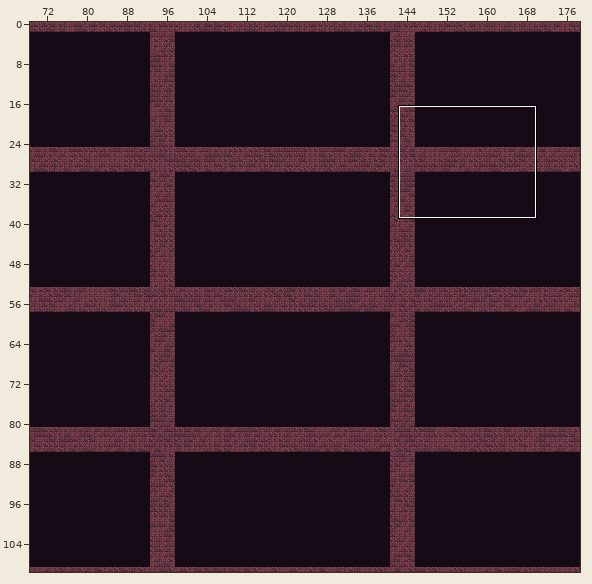
An edit to a level. Tiled map, android/assets/maps/CavernMap1.tmx. Above, an overview of the earlier version with the close-up marked.
Close-up. Earlier state:
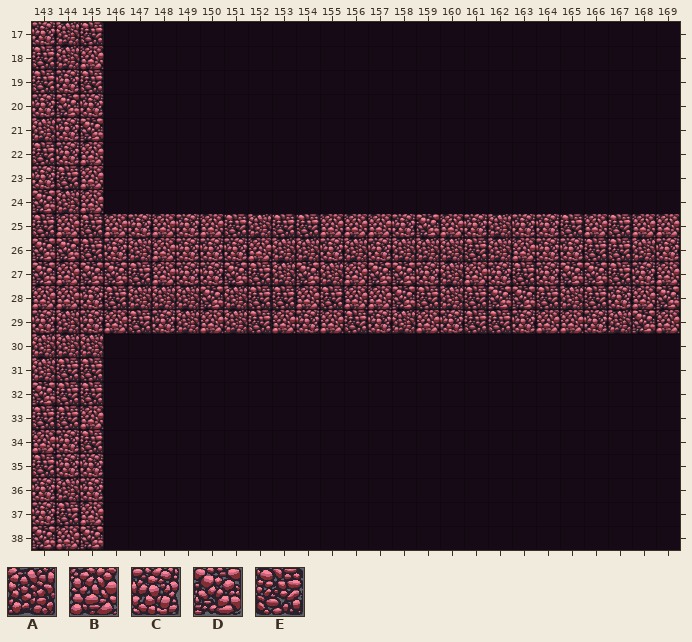
Cells are 64x64 px. Shown: x 143..169, y 17..38. The commit also changed other parts of the map, which this record leaves out.
Key: from "tileMapGutter": A 5, B 6, C 7, D 8, E 9.
_ is an empty cell.
Layers that did not change in this view are not listed.
Layer "terrain" before, first column x 143:
17 CAE________________________
18 EAB________________________
19 ECE________________________
20 CDC________________________
21 ACD________________________
22 ECB________________________
23 CEB________________________
24 DAB________________________
25 EBEBCBCBEAEEBBBCDBCACCEBEBB
26 DDECABCCCBAACACAAAEABCCEEAC
27 DBDDEBCCDEADABDDCABCECDDECB
28 BBCEAAADAEEBEBBDEAEDDEAECBD
29 CACBECABAEBCBECABCEECBBCADB
30 AAA________________________
31 AEE________________________
32 DEE________________________
33 EEB________________________
34 BCE________________________
35 ECC________________________
36 CAC________________________
37 CEB________________________
38 DBD________________________
The same view after the edit:
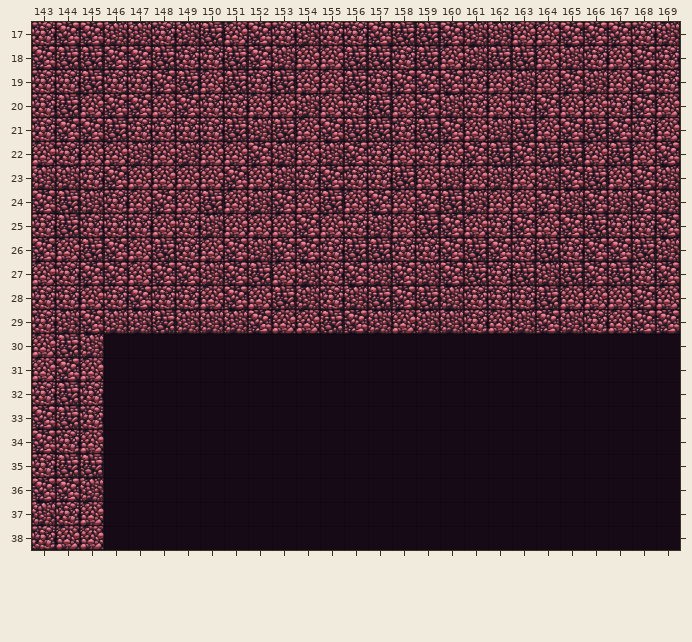
Diff:
Layer "terrain":
y 17: x 144..169 AE________________________ -> DDAACAEBDCACCDEEDAABBDDDCA
y 18: x 143..169 EAB________________________ -> DEEDDECCEDABBEECEBAEEBACBDC
y 19: x 143 E -> C; x 146..169 ________________________ -> CCDEBECEBBECDDDCBABDABDC
y 20: x 144..169 DC________________________ -> EBDDBDCCBBABCEBDACBCDBBCDB
y 21: x 143..144 AC -> CD; x 146..169 ________________________ -> ECCCCEAEBDEECEDBAEBDEDCB
y 22: x 143 E -> B; x 146..169 ________________________ -> BABABBDABADCBCBDEDEEBEBD
y 23: x 143..169 CEB________________________ -> AACDBBBBDBACDCCEBABABADEBDA
y 24: x 144..169 AB________________________ -> EACBDBEBADBEBDBDEABBDADADA
y 25: x 143..146 EBEB -> CECC; x 150..154 BEAEE -> ABBBD; x 156..169 BBCDBCACCEBEBB -> CABEDBCDBDECCD
y 26: x 144 D -> B; x 146..148 CAB -> DBE; x 150..154 CCBAA -> BDADD; x 156..160 ACAAA -> EECCD; x 162..164 ABC -> DCE; x 166..169 EEAC -> DDEA
y 27: x 143..144 DB -> BC; x 147..150 EBCC -> BDDA; x 153..157 ADABD -> BACDA; x 159..161 CAB -> ADE; x 164..165 CD -> AE; x 169 B -> D
y 28: x 143..152 BBCEAAADAE -> CCBCDCCBDB; x 154..157 BEBB -> ACAE; x 161..163 EDD -> CCC; x 165..169 AECBD -> BBBDB
y 29: x 145..148 CBEC -> DAAE; x 150 B -> A; x 152 E -> D; x 154..165 CBECABCEECBB -> BEDABAACBADA; x 167 A -> B; x 169 B -> D
y 30: x 143..144 AA -> BE
y 31: x 143..145 AEE -> BDB
y 32: x 143 D -> C; x 145 E -> C
y 33: x 143 E -> D; x 145 B -> C
y 34: x 143 B -> D; x 145 E -> B
y 35: x 143..145 ECC -> CEE
y 36: x 143..145 CAC -> DDA
y 37: x 143..144 CE -> AC
y 38: x 143 D -> C; x 145 D -> B
Changed places in both close-ups, as pixel boxes (x1, y1, x2, y2):
changed: (32, 22, 680, 550)
